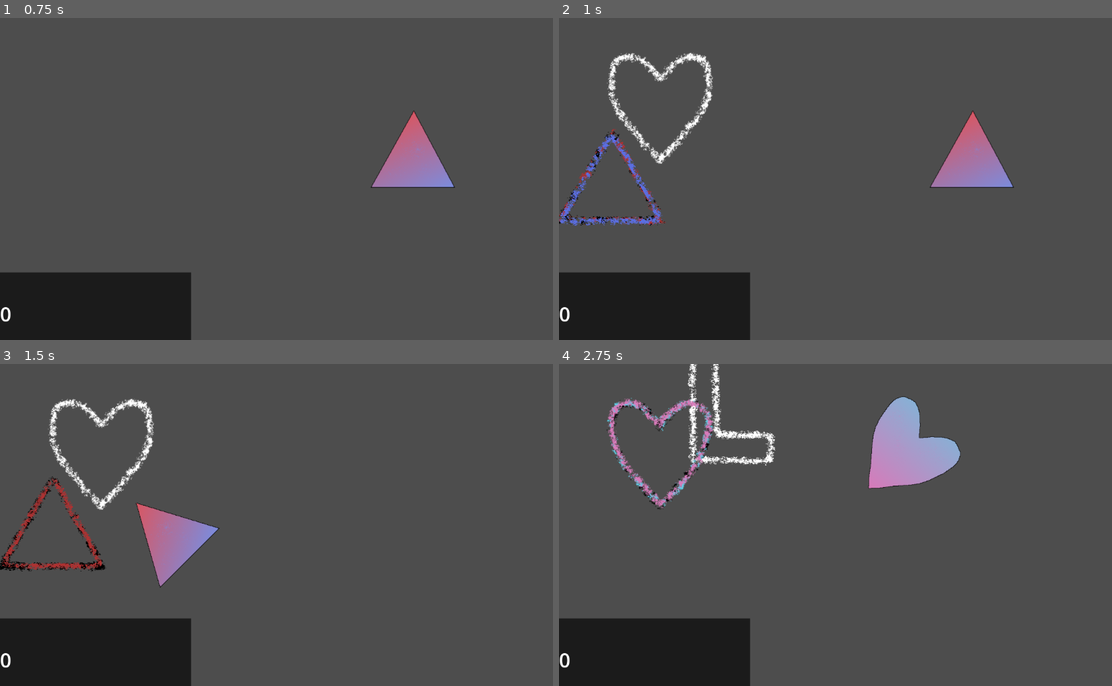
Above: before the commit, frames 1-4 (two rows, left to right).
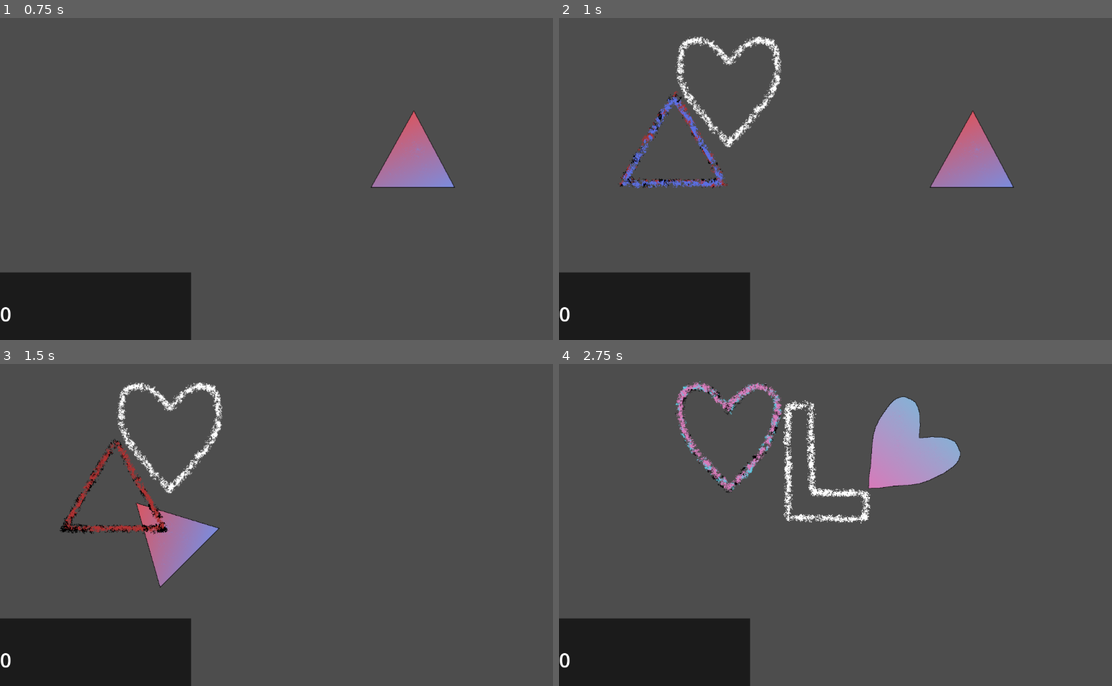
Above: after the commit, the same moments.

Repository: SucellosMusic/first-rhythm-game
Game: Godot game, scene res://Scenes/Levels/level_1.tscn
Two runs of this game, one before a commit and one after it. Both use one fixed random seed, a clock stepped at 60 frames per second and the inputs below. This scene is started directly instead of the project's main scene.
Inputs (mouse positions are in pixels of both pictures, inside the frame that each line leads up to):
- Up to frame 1 (0.75 s): tap Enter at 0.5 s; move the mouse to (414, 162) at 0.52 s; tap S (Input Shape) at 0.6 s
- Up to frame 2 (1 s): no input
- Up to frame 3 (1.5 s): move the mouse to (171, 541) at 1.27 s; click (171, 541) at 1.35 s
- Up to frame 4 (2.75 s): move the mouse to (901, 454) at 2.02 s; right-click (901, 454) at 2.1 s

Frame 1 is identical in both runs. In frame 2, 4.3% of the frame differs, in the area x 0-41%, y 5-65%; in frame 3, 4.2%; in frame 4, 4.5%, in the area x 8-57%, y 0-50%.

Commit message:
Paths fix
fixed path/location issues

Diff:
--- a/Scenes/Levels/Levels.gd
+++ b/Scenes/Levels/Levels.gd
@@ -67,9 +67,8 @@
 	for ah in altHints:
 		ah.position = hintsStorage
 
-	sequencer.set_initial_sequence()
+	sequencer.initialize_sequencer()
 	sequencer.set_initial_positions()
-	sequencer.set_initial_values()
 
 	audioPlayer.play()
 	beatTimer.start(syncToStart + beatOffset)
--- a/Scenes/Levels/level_1.tscn
+++ b/Scenes/Levels/level_1.tscn
@@ -26,6 +26,7 @@
 [node name="Hints" parent="." instance=ExtResource("2_qll7g")]
 
 [node name="Alt Hints" parent="." instance=ExtResource("2_qll7g")]
+modulate = Color(0.5, 0.5, 0.5, 1)
 
 [node name="Alt Receivers" parent="." instance=ExtResource("3_7ky36")]
 
--- a/Scenes/Sequences/sequenceA.tscn
+++ b/Scenes/Sequences/sequenceA.tscn
@@ -4,7 +4,7 @@
 
 [sub_resource type="Curve2D" id="Curve2D_xmpew"]
 _data = {
-"points": PackedVector2Array(0, 0, 0, 0, 7.85222, 526.4, 0, 0, 0, 0, 259.123, 78.4, 0, 0, 0, 0, 636.03, 616, 0, 0, 0, 0, 887.301, 78.4)
+"points": PackedVector2Array(0, 0, 0, 0, 128, 448, 0, 0, 0, 0, 320, 128, 0, 0, 0, 0, 832, 520, 0, 0, 0, 0, 1024, 128)
 }
 point_count = 4
 
@@ -14,16 +14,14 @@
 hintStart = 200
 
 [node name="Path2D" type="Path2D" parent="."]
-position = Vector2(120, 72)
-scale = Vector2(1.01882, 0.714286)
 curve = SubResource("Curve2D_xmpew")
 
 [node name="Receiver Position Setter" type="PathFollow2D" parent="Path2D"]
-position = Vector2(7.85222, 526.4)
+position = Vector2(128, 448)
 rotates = false
 
 [node name="Hint Position Setter" type="PathFollow2D" parent="Path2D"]
-position = Vector2(7.85222, 526.4)
+position = Vector2(128, 448)
 rotates = false
 
 [node name="ColorRect" type="ColorRect" parent="."]
--- a/Scenes/Sequences/sequenceB.tscn
+++ b/Scenes/Sequences/sequenceB.tscn
@@ -4,7 +4,7 @@
 
 [sub_resource type="Curve2D" id="Curve2D_xmpew"]
 _data = {
-"points": PackedVector2Array(0, 0, 0, 0, 7.85222, 78.4, 0, 0, 0, 0, 259.123, 526.4, 0, 0, 0, 0, 636.03, 78.4, 0, 0, 0, 0, 819.651, 508.48)
+"points": PackedVector2Array(0, 0, 0, 0, 128, 128, 0, 0, 0, 0, 448, 512, 0, 0, 0, 0, 768, 128, 0, 0, 0, 0, 1016, 512)
 }
 point_count = 4
 
@@ -14,16 +14,14 @@
 hintStart = 200
 
 [node name="Path2D" type="Path2D" parent="."]
-position = Vector2(119.333, 60.8)
-scale = Vector2(1.10372, 0.857143)
 curve = SubResource("Curve2D_xmpew")
 
 [node name="Receiver Position Setter" type="PathFollow2D" parent="Path2D"]
-position = Vector2(7.85222, 78.4)
+position = Vector2(128, 128)
 rotates = false
 
 [node name="Hint Position Setter" type="PathFollow2D" parent="Path2D"]
-position = Vector2(7.85222, 78.4)
+position = Vector2(128, 128)
 rotates = false
 
 [node name="ColorRect" type="ColorRect" parent="."]
--- a/Scenes/Sequences/sequenceC.tscn
+++ b/Scenes/Sequences/sequenceC.tscn
@@ -4,7 +4,7 @@
 
 [sub_resource type="Curve2D" id="Curve2D_xmpew"]
 _data = {
-"points": PackedVector2Array(0, 0, 0, 0, 7.85222, 336, 0, 0, 0, 0, 259.123, 78.4, 0, 0, 0, 0, 636.03, 78.4, 0, 0, 0, 0, 887.301, 347.2, 0, 0, 0, 0, 636.03, 616, 0, 0, 0, 0, 259.123, 616, 0, 0, 0, 0, 7.85222, 358.4)
+"points": PackedVector2Array(0, 0, 0, 0, 128, 280, 0, 0, 0, 0, 384, 128, 0, 0, 0, 0, 832, 128, 0, 0, 0, 0, 1024, 288, 0, 0, 0, 0, 832, 448, 0, 0, 0, 0, 384, 448, 0, 0, 0, 0, 128, 296)
 }
 point_count = 7
 
@@ -14,16 +14,14 @@
 hintStart = 200
 
 [node name="Path2D" type="Path2D" parent="."]
-position = Vector2(120, 72)
-scale = Vector2(1.01882, 0.714286)
 curve = SubResource("Curve2D_xmpew")
 
 [node name="Receiver Position Setter" type="PathFollow2D" parent="Path2D"]
-position = Vector2(7.85222, 336)
+position = Vector2(128, 280)
 rotates = false
 
 [node name="Hint Position Setter" type="PathFollow2D" parent="Path2D"]
-position = Vector2(7.85222, 336)
+position = Vector2(128, 280)
 rotates = false
 
 [node name="ColorRect" type="ColorRect" parent="."]
--- a/Scenes/Sequences/sequenceD.tscn
+++ b/Scenes/Sequences/sequenceD.tscn
@@ -4,7 +4,7 @@
 
 [sub_resource type="Curve2D" id="Curve2D_xmpew"]
 _data = {
-"points": PackedVector2Array(0, 0, 0, 0, 7.85222, 358.4, 0, 0, 0, 0, 259.123, 604.8, 0, 0, 0, 0, 636.03, 604.8, 0, 0, 0, 0, 887.301, 347.2, 0, 0, 0, 0, 636.03, 78.4, 0, 0, 0, 0, 259.123, 78.4, 0, 0, 0, 0, 7.85222, 336)
+"points": PackedVector2Array(0, 0, 0, 0, 128, 296, 0, 0, 0, 0, 384, 448, 0, 0, 0, 0, 768, 448, 0, 0, 0, 0, 1024, 288, 0, 0, 0, 0, 768, 128, 0, 0, 0, 0, 384, 128, 0, 0, 0, 0, 128, 280)
 }
 point_count = 7
 
@@ -14,16 +14,14 @@
 hintStart = 200
 
 [node name="Path2D" type="Path2D" parent="."]
-position = Vector2(120, 72)
-scale = Vector2(1.01882, 0.714286)
 curve = SubResource("Curve2D_xmpew")
 
 [node name="Receiver Position Setter" type="PathFollow2D" parent="Path2D"]
-position = Vector2(7.85222, 358.4)
+position = Vector2(128, 296)
 rotates = false
 
 [node name="Hint Position Setter" type="PathFollow2D" parent="Path2D"]
-position = Vector2(7.85222, 358.4)
+position = Vector2(128, 296)
 rotates = false
 
 [node name="ColorRect" type="ColorRect" parent="."]
--- a/Scenes/Sequences/sequenceE.tscn
+++ b/Scenes/Sequences/sequenceE.tscn
@@ -4,7 +4,7 @@
 
 [sub_resource type="Curve2D" id="Curve2D_xmpew"]
 _data = {
-"points": PackedVector2Array(0, 0, 0, 0, 7.85222, 336, 0, 0, 0, 0, 259.123, 616, 0, 0, 0, 0, 636.03, 78.4, 0, 0, 0, 0, 887.301, 347.2, 0, 0, 0, 0, 636.03, 616, 0, 0, 0, 0, 259.123, 78.4, 0, 0, 0, 0, 7.85222, 358.4)
+"points": PackedVector2Array(0, 0, 0, 0, 128, 344, 0, 0, 0, 0, 384, 448, 0, 0, 0, 0, 768, 128, 0, 0, 0, 0, 1024, 352, 0, 0, 0, 0, 832, 576, 0, 0, 0, 0, 384, 128, 0, 0, 0, 0, 128, 360)
 }
 point_count = 7
 
@@ -14,16 +14,14 @@
 hintStart = 200
 
 [node name="Path2D" type="Path2D" parent="."]
-position = Vector2(120, 72)
-scale = Vector2(1.01882, 0.714286)
 curve = SubResource("Curve2D_xmpew")
 
 [node name="Receiver Position Setter" type="PathFollow2D" parent="Path2D"]
-position = Vector2(7.85222, 336)
+position = Vector2(128, 344)
 rotates = false
 
 [node name="Hint Position Setter" type="PathFollow2D" parent="Path2D"]
-position = Vector2(7.85222, 336)
+position = Vector2(128, 344)
 rotates = false
 
 [node name="ColorRect" type="ColorRect" parent="."]
--- a/Scenes/Sequences/sequence_manager.gd
+++ b/Scenes/Sequences/sequence_manager.gd
@@ -21,22 +21,17 @@
 func _ready() -> void:
 	pass
 
-func set_initial_sequence() -> void:
+func get_current_sequence_size() -> int:
+	return sequences[currSequence].receiverPattern.size()
+
+func initialize_sequencer() -> void:
 	currSequence = 0
-
-func set_initial_values() -> void:
 	currSequenceValues = 0
 	assign_values()
 
 func increment_values() -> void:
-	if currSequenceValues == sequences[currSequence].receiverPattern.size() - 1:
-		currSequenceValues = 0
-	else:
-		currSequenceValues += 1
+	currSequenceValues += 1
 	assign_values()
-
-func get_current_sequence_size() -> int:
-	return sequences[currSequence].hintPattern.size()
 
 func assign_values() -> void:
 	recShape = sequences[currSequence].receiverPattern[currSequenceValues]
@@ -70,18 +65,16 @@
 
 func set_next_sequence(next : Area2D) -> void:
 	if next.has_overlapping_areas():
-		currSequenceValues = 0
 		if currSequence >= self.get_child_count() - 2:
 			currSequence = 0
 		else:
 			currSequence += 2
 	else:
-		currSequenceValues = 0
 		if currSequence == self.get_child_count() - 1:
 			currSequence = 0
 		else:
 			currSequence += 1
-
+	currSequenceValues = 0
 func get_option_A_hint() -> int:
 	if currSequence == self.get_child_count() - 1:
 		return 0
